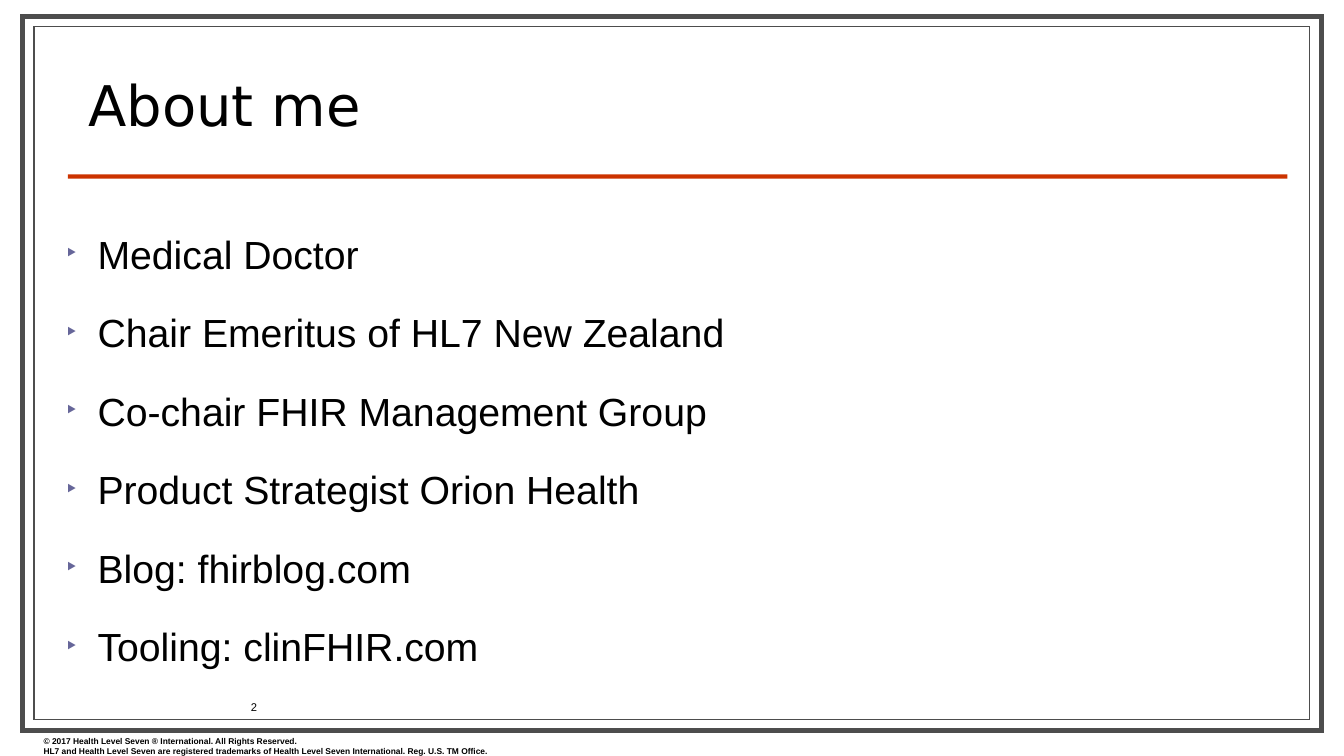
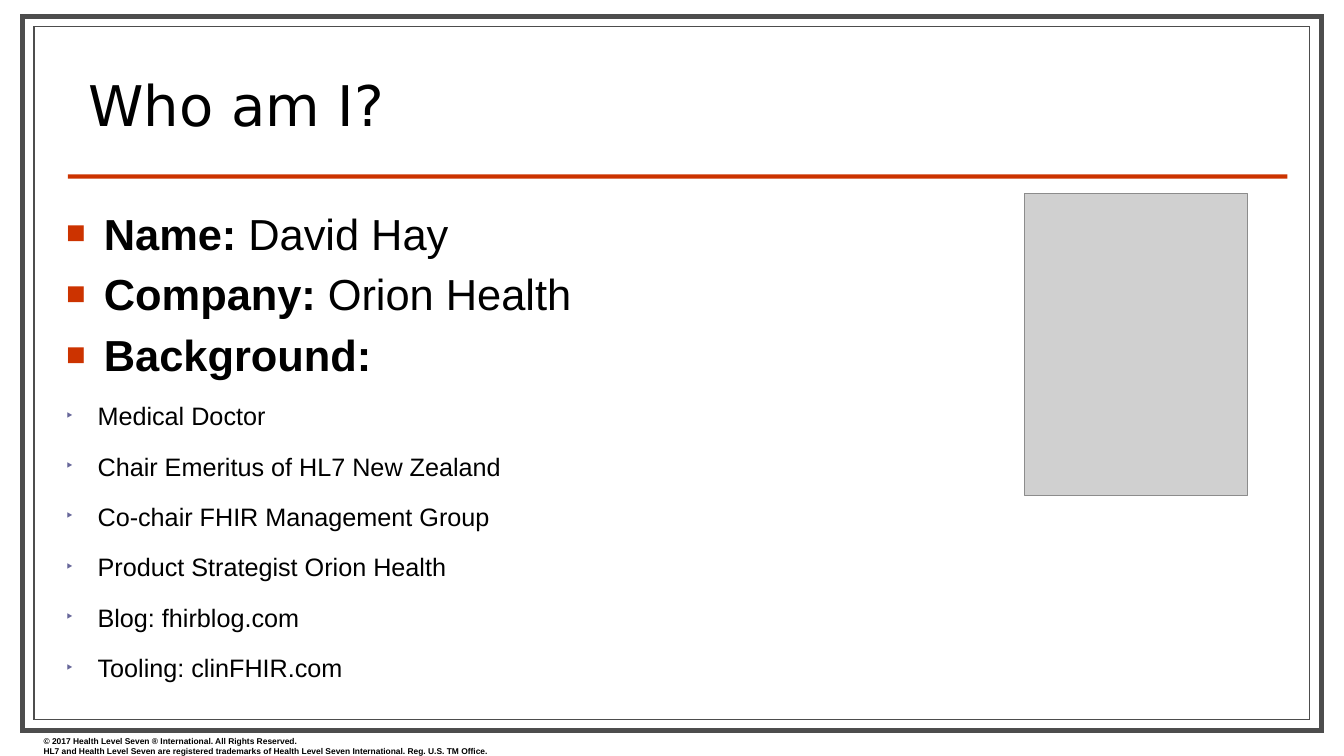
Before and after one commit to FHIR/documents, a slide deck: slide 2 of presentations/2018-01 Tutorials/Jan2018_FHIR for Clinicians.pptx. Drawn at 1344x756 pixels with LibreOffice and Linux fonts; fonts in the diff are those of the drawing; grey boxes stand for pictures; background and template pictures are left out. Boxes give left, top, right and bottom in pixels: in the first picture for what was removed or moved away, otherwise in the second. Text is boxed around its words. In the diff, an @@ line names an element or a change of style, - is before the commit and + after.

```diff
--- a/presentations/2018-01 Tutorials/Jan2018_FHIR for Clinicians.pptx
+++ b/presentations/2018-01 Tutorials/Jan2018_FHIR for Clinicians.pptx
@@ title at [88,83,384,127]: text changed @@
-About me
+Who am I?
@@ picture added at [1025,194,1248,496] @@
@@ text at [104,218,571,379]: paragraphs added @@
+■ Name: David Hay
+■ Company: Orion Health
+■ Background:
@@ text at [98,406,501,683]: size 28 to 18 pt in "Medical Doctor", "Chair Emeritus of HL7 New Zealand", "Co-chair FHIR Management Group", "Product Strategist Orion Health" and 2 more places; less space between paragraphs @@
@@ page number removed at [251,703,257,711] @@
-2
```
Also in this commit, not shown: 9 other slides changed, 3 slides added, 3 slides removed.
